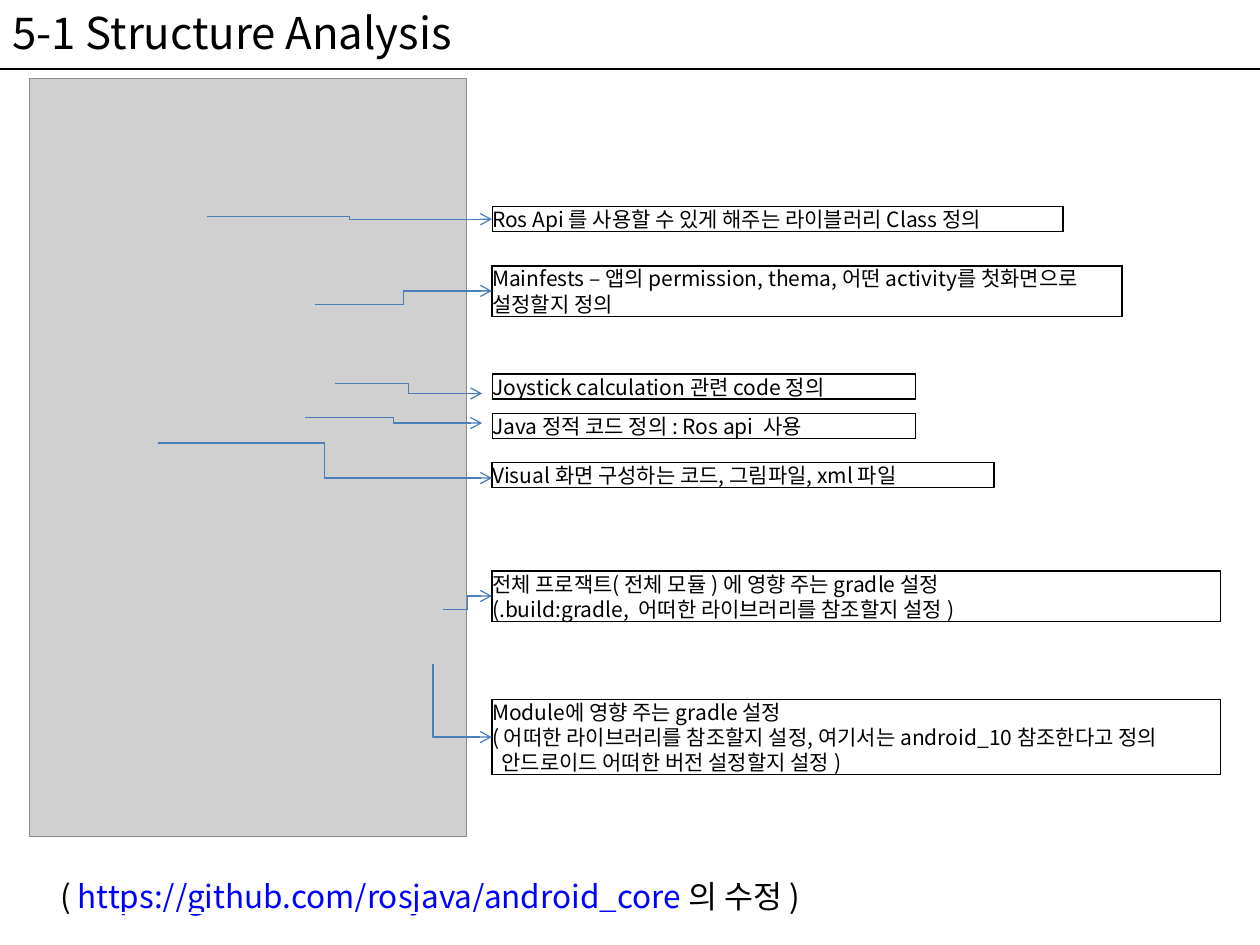
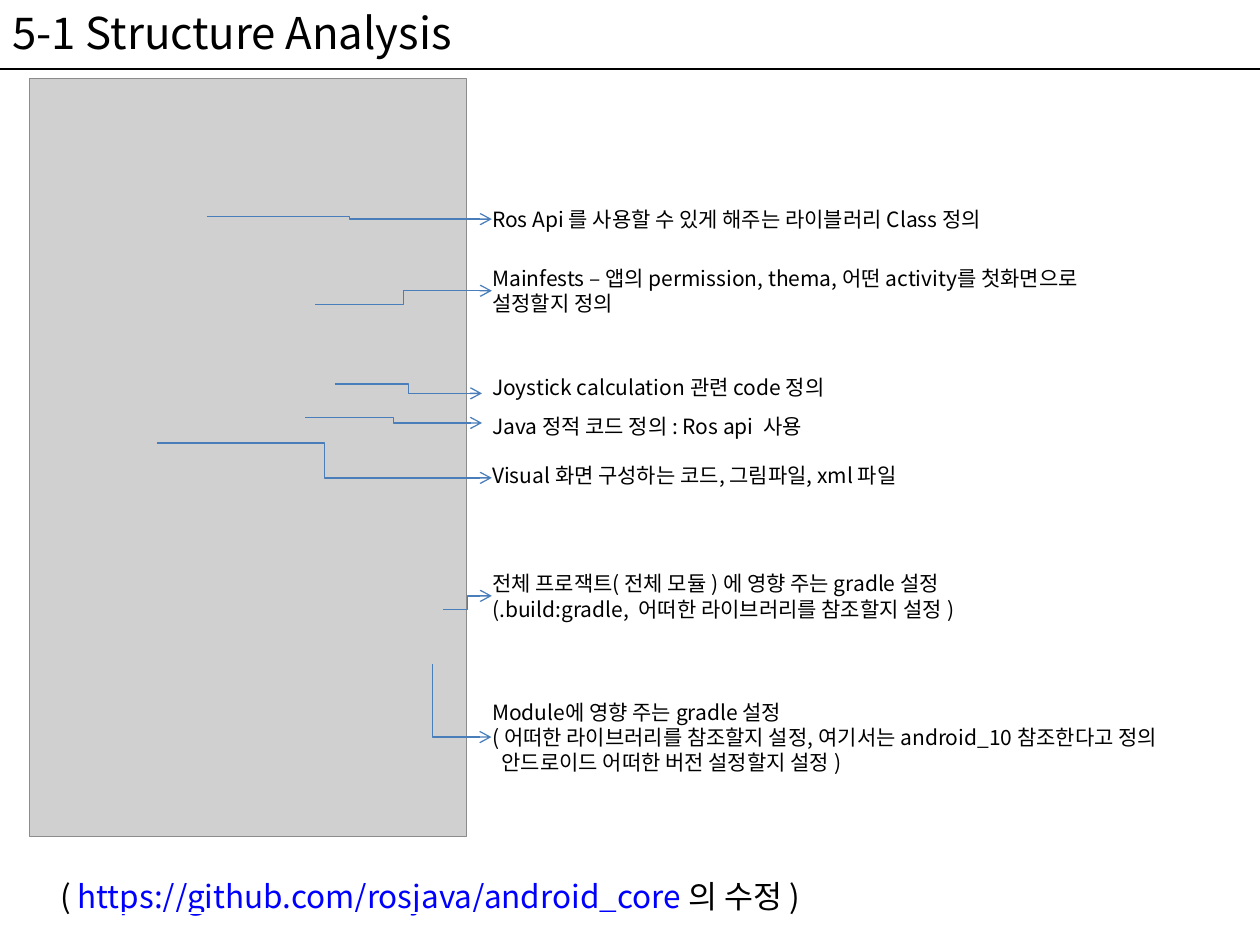
Before and after one commit to hyunoklee2/test, a slide deck: slide 8 of auturbo_2018_spring_week8_ros_turtlebot3_2.pptx. Drawn at 1260x945 pixels with LibreOffice and Linux fonts; fonts in the diff are those of the drawing; grey boxes stand for pictures. Boxes give left, top, right and bottom in pixels: in the first picture for what was removed or moved away, otherwise in the second. Text is boxed around its words. In the diff, an @@ line names an element or a change of style, - is before the commit and + after.

```diff
--- a/auturbo_2018_spring_week8_ros_turtlebot3_2.pptx
+++ b/auturbo_2018_spring_week8_ros_turtlebot3_2.pptx
@@ 7 texts: place and size @@
-7 texts at <box>493,207,1221,775</box>
+7 texts at <box>492,209,1157,772</box>
@@ outline #000000 0.74 pt to none in 7 elements at <box>492,268,1077,313</box>, <box>492,416,802,439</box>, <box>492,465,897,487</box>, <box>492,209,981,232</box>, <box>492,573,942,622</box>, <box>492,702,1157,772</box>, <box>492,377,825,400</box> @@
@@ elbow arrow (432, 664) - (491, 737): route changed @@
```
Also in this commit, not shown: 12 other slides changed, 1 slide added.
